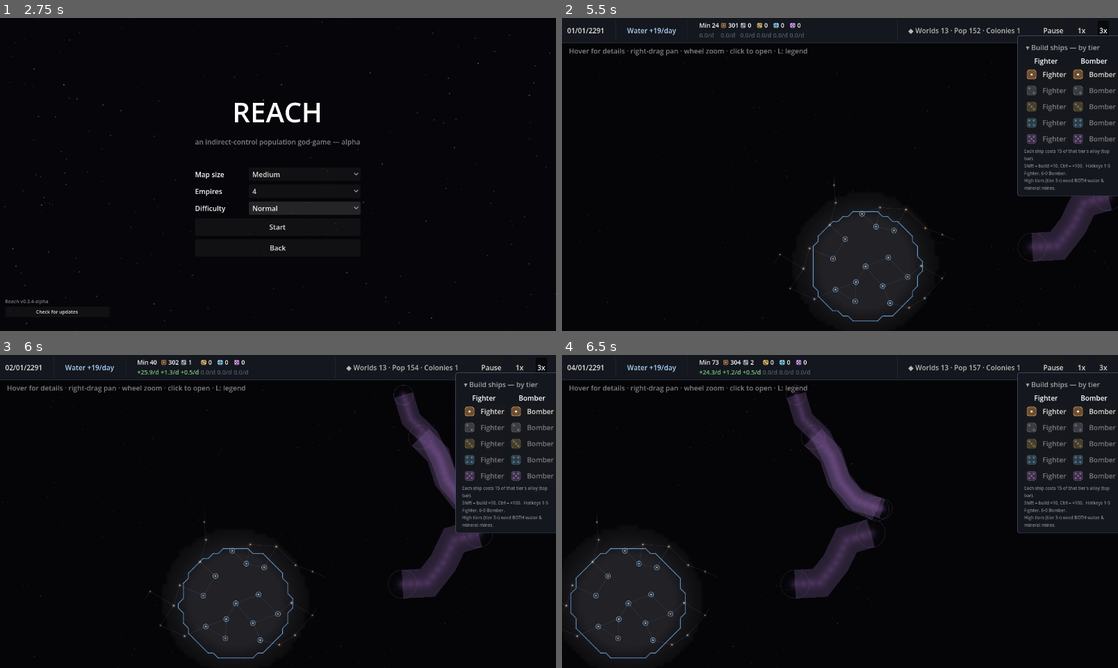
Above: before the commit, frames 1-4 (two rows, left to right).
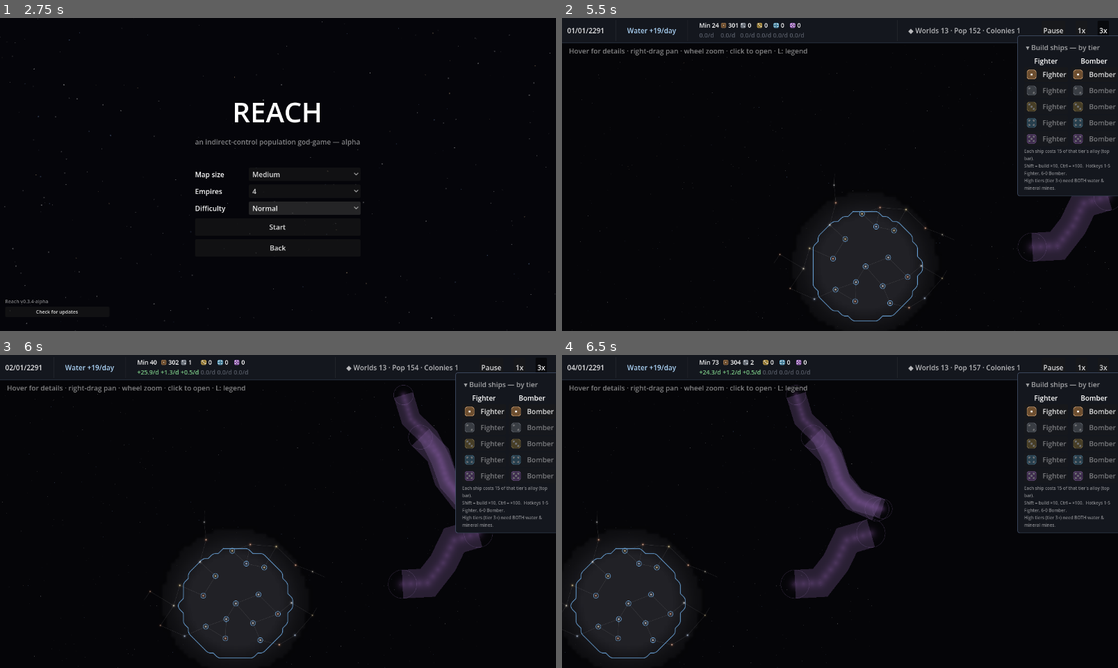
Above: after the commit, the same moments.

Repository: evyatarmitz/reach
Game: Godot game, scene res://menu/menu.tscn
Same seed, same stepped clock (60 frames per second), same inputs: the game is played once before the commit and once after it.
Inputs (mouse positions are in pixels of both pictures, inside the frame that each line leads up to):
- Up to frame 1 (2.75 s): click "New Game" at 0.5 s; click "Normal" at 1.25 s; click "Normal" at 2 s
- Up to frame 2 (5.5 s): click "Start" at 2.75 s; click "Begin" at 3.5 s; click "1x" at 4.25 s; click "3x" at 5 s
- Up to frame 3 (6 s): tap Enter at 5.75 s; move the mouse to (400, 495) at 5.77 s; hold Right from 5.78 s (still down); hold Ctrl from 5.78 s (still down); click (400, 495) at 5.92 s
- Up to frame 4 (6.5 s): keep holding Right; keep holding Ctrl; tap Space at 6.02 s

Frame 1 is identical in both runs. In frame 2, less than 0.1% of the frame differs, in the area x 45-65%, y 61-97%; in frame 3, less than 0.1%; in frame 4, 0.2%, in the area x 1-23%, y 61-97%.

Commit message:
Smooth the influence borders into flowing curves
The borders read as a faceted staircase: the marching-squares contour was
drawn as individual grid-cell segments, each nudged toward its own cell's
interior, which also disconnected neighbours. Antialiasing smoothed each
twig's edges but not the jagged overall curve.

Now chain the visible contour segments into connected polylines (endpoint
match on a 1/8-unit quantised key, since adjacent cells' shared crossings are
algebraically equal but can differ by an ULP), inset the whole chain toward
the empire interior via per-vertex summed direction, then Chaikin-smooth
(2 passes) and draw as antialiased polylines. Decouples smoothness from grid
resolution; the shared-seam two-colour offset is preserved.

Diff:
--- a/desktop/game/main.gd
+++ b/desktop/game/main.gd
@@ -85,7 +85,7 @@
 var _galaxy_cam_zoom := 1.0
 var _map_lo := Vector2.ZERO
 var _map_hi := Vector2.ZERO
-var _border_segments: Array = []   # [a, b, color] line segments
+var _border_segments: Array = []   # [{pts: PackedVector2Array, col: Color}] smoothed polylines
 var _border_timer := 0.0
 var _ui_timer := 0.0
 var _rebake_thread: Thread = null   # worker baking the fog/border grids off-thread
@@ -643,6 +643,10 @@
 	for k in order:
 		var ck: PackedFloat32Array = claims[k]
 		var col: Color = sim.empires[ids[k]].color
+		# Collect this empire's raw contour segments (un-nudged), each carrying the
+		# unit direction toward its cell's interior. Chained into polylines and
+		# smoothed below so the border reads as a flowing curve, not faceted twigs.
+		var esegs: Array = []
 		for cy in prows - 1:
 			for cx in pcols - 1:
 				var i_tl := cy * pcols + cx
@@ -680,9 +684,8 @@
 					else (p_tl + p_br) * 0.5
 				for seg in _ms_segments(corners, margins):
 					var mid: Vector2 = (seg[0] + seg[1]) * 0.5
-					var off := inside_c - mid
-					if off.length() > 0.01:
-						off = off.normalized() * BORDER_INSET
+					var idir := inside_c - mid
+					idir = idir.normalized() if idir.length() > 0.01 else Vector2.ZERO
 					# Draw the border where the player can see it — tested at the contour
 					# point itself. Since 0.70.0 VR is FULL at the border and feathers PAST
 					# it, so the line sits in lit fog and this is stable. (The old code
@@ -691,7 +694,21 @@
 					# in and out between rebakes as the border drifted — despite the seam
 					# plainly being inside VR.)
 					if _player_vr_at(mid, ids, pos, infl, reach, reach_vr, pk):
-						segments.append([seg[0] + off, seg[1] + off, col])
+						esegs.append([seg[0], seg[1], idir])
+		# Chain the visible segments into connected polylines, inset each toward the
+		# empire's interior (so a shared seam shows both colours side by side), then
+		# Chaikin-smooth so the grid faceting rounds off into a curve.
+		for chain in _chain_border_segments(esegs):
+			var cpts: Array = chain.pts
+			var cdirs: Array = chain.dirs
+			var inset: Array = []
+			for vi in cpts.size():
+				var d: Vector2 = cdirs[vi]
+				d = d.normalized() * BORDER_INSET if d.length() > 0.001 else Vector2.ZERO
+				inset.append((cpts[vi] as Vector2) + d)
+			var sm: Array = _chaikin(inset, 2)
+			if sm.size() >= 2:
+				segments.append({"pts": PackedVector2Array(sm), "col": col})
 	return {"img": img, "fog_rect": fog_rect, "segments": segments}
 
 
@@ -849,6 +866,89 @@
 	if keys.size() == 4:   # saddle — connect adjacent edge pairs
 		return [[e[0], e[3]], [e[1], e[2]]]
 	return []
+
+
+# Quantise a contour point to an integer key. Adjacent cells produce algebraically
+# identical shared-edge crossings, but the two float expressions can differ by an ULP,
+# so snap to 1/8 world-unit before matching — far below the visible threshold.
+func _bq(p: Vector2) -> Vector2i:
+	return Vector2i(roundi(p.x * 8.0), roundi(p.y * 8.0))
+
+
+# Chain marching-squares segments (each [a, b, inside_dir]) into connected polylines by
+# endpoint matching. Returns [{pts: Array[Vector2], dirs: Array[Vector2]}] where dirs[i]
+# is the summed interior direction at pts[i] (used to inset the whole curve inward).
+func _chain_border_segments(segs: Array) -> Array:
+	var adj := {}    # Vector2i key -> Array of segment indices touching it
+	var keys := []   # keys[i] = [key(a), key(b)]
+	for i in segs.size():
+		var ka := _bq(segs[i][0])
+		var kb := _bq(segs[i][1])
+		keys.append([ka, kb])
+		for kk in [ka, kb]:
+			if not adj.has(kk):
+				adj[kk] = []
+			adj[kk].append(i)
+	var used := {}
+	var out: Array = []
+	for i0 in segs.size():
+		if used.has(i0):
+			continue
+		used[i0] = true
+		var pts: Array = [segs[i0][0], segs[i0][1]]
+		var dirs: Array = [segs[i0][2], segs[i0][2]]
+		var tail_key: Vector2i = keys[i0][1]
+		var head_key: Vector2i = keys[i0][0]
+		# Extend from the tail (append), then from the head (prepend).
+		while true:
+			var nxt := _next_seg(adj, tail_key, used)
+			if nxt < 0:
+				break
+			used[nxt] = true
+			dirs[dirs.size() - 1] += segs[nxt][2]
+			var other: int = 1 if keys[nxt][0] == tail_key else 0
+			pts.append(segs[nxt][other])
+			dirs.append(segs[nxt][2])
+			tail_key = keys[nxt][other]
+		while true:
+			var nxt := _next_seg(adj, head_key, used)
+			if nxt < 0:
+				break
+			used[nxt] = true
+			dirs[0] += segs[nxt][2]
+			var other: int = 1 if keys[nxt][0] == head_key else 0
+			pts.insert(0, segs[nxt][other])
+			dirs.insert(0, segs[nxt][2])
+			head_key = keys[nxt][other]
+		out.append({"pts": pts, "dirs": dirs})
+	return out
+
+
+func _next_seg(adj: Dictionary, k: Vector2i, used: Dictionary) -> int:
+	if not adj.has(k):
+		return -1
+	for i in adj[k]:
+		if not used.has(i):
+			return i
+	return -1
+
+
+# Chaikin corner-cutting: each pass replaces every interior edge with two points at
+# 1/4 and 3/4, rounding the polyline. Endpoints are pinned so chains stay anchored.
+func _chaikin(pts: Array, iters: int) -> Array:
+	var p: Array = pts
+	for _it in iters:
+		if p.size() < 3:
+			break
+		var np: Array = [p[0]]
+		for i in p.size() - 1:
+			var a: Vector2 = p[i]
+			var b: Vector2 = p[i + 1]
+			np.append(a.lerp(b, 0.25))
+			np.append(a.lerp(b, 0.75))
+		np.append(p[p.size() - 1])
+		p = np
+	return p
 
 
 # One always-on galaxy camera now (the old orbital system view is gone —
@@ -1160,12 +1260,12 @@
 		draw_arc(pts[pts.size() - 1], ar, 0.0, TAU, 32, Color(0.60, 0.46, 0.72, 0.32), 1.5, true)
 	# Deformed influence borders (already fog-gated to VR in _recompute_borders).
 	# Two passes: a wide translucent underlay for a soft glow, then the crisp core.
-	for seg in _border_segments:
-		var gc: Color = seg[2]
+	for bl in _border_segments:
+		var gc: Color = bl.col
 		gc.a = 0.22
-		draw_line(seg[0], seg[1], gc, 5.0, true)
-	for seg in _border_segments:
-		draw_line(seg[0], seg[1], seg[2], 2.0, true)
+		draw_polyline(bl.pts, gc, 5.0, true)
+	for bl in _border_segments:
+		draw_polyline(bl.pts, bl.col, 2.0, true)
 	# Lanes: full between two known systems; HALF (out to the midpoint) when one
 	# end is known and the other is never-seen; nothing when neither is known.
 	var lane_col := Color(1, 1, 1, 0.13)
